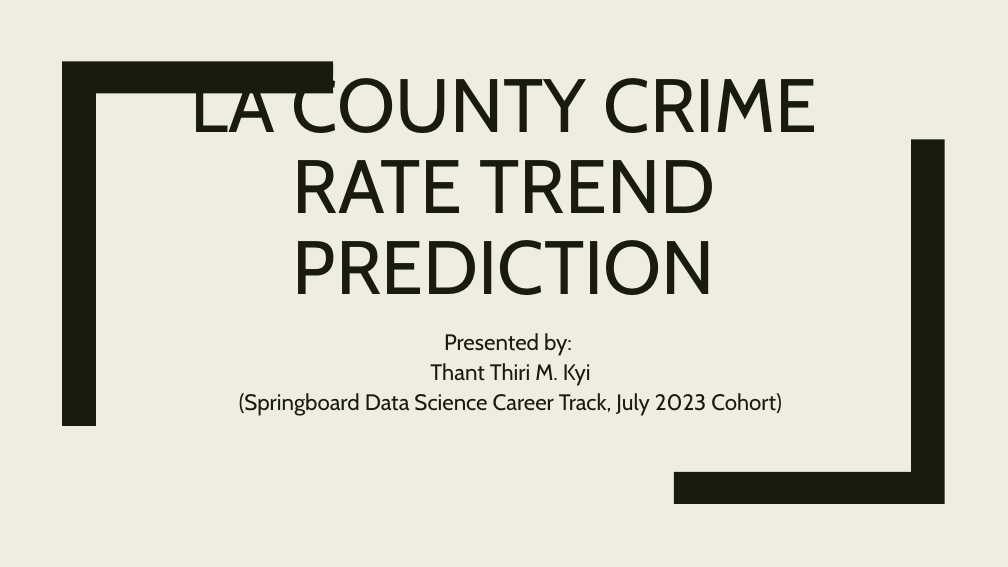
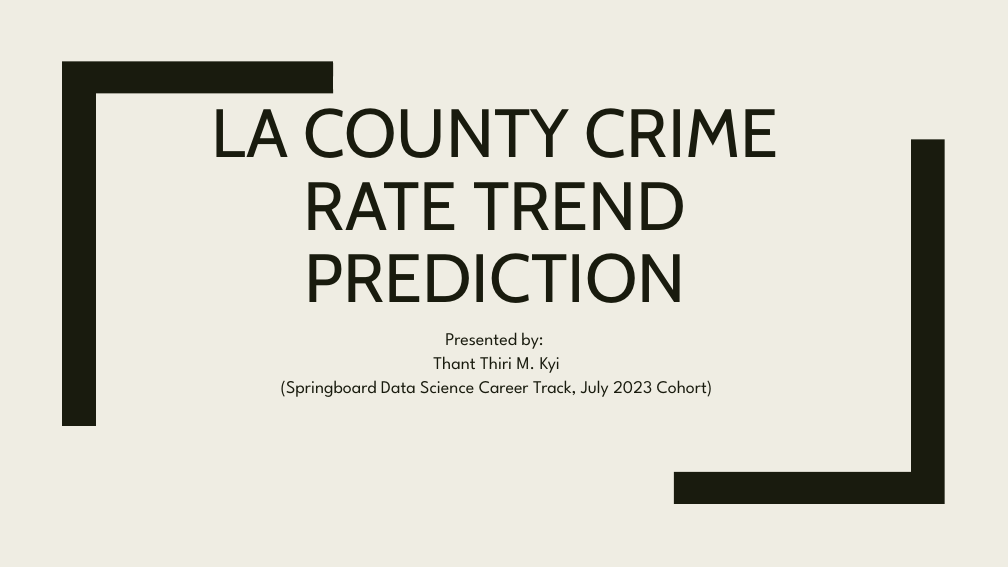
Before and after one commit to thikyi/DataScienceCapstoneTwo, a slide deck: slide 1 of reports/ProjectPresentation_v1.0.pptx. Drawn at 1008x567 pixels with LibreOffice and Linux fonts; fonts in the diff are those of the drawing. Boxes give left, top, right and bottom in pixels: in the first picture for what was removed or moved away, otherwise in the second. Text is boxed around its words. In the diff, an @@ line names an element or a change of style, - is before the commit and + after.

Commit message:
presentation v1

```diff
--- a/reports/ProjectPresentation_v1.0.pptx
+++ b/reports/ProjectPresentation_v1.0.pptx
@@ title "LA COUNTY CRIME RATE TREND ...": place and size @@
-title "LA COUNTY CRIME RATE TREND ..." at <box>190,69,818,295</box>
+title "LA COUNTY CRIME RATE TREND ..." at <box>212,108,778,303</box>
@@ title "LA COUNTY CRIME RATE TREND ..." at <box>212,108,778,303</box>: size 72 to 65 pt @@
@@ subtitle "Presented by:": place and size @@
-subtitle "Presented by:" at <box>239,333,782,416</box>
+subtitle "Presented by:" at <box>281,332,713,397</box>
@@ subtitle "Presented by:" at <box>281,332,713,397</box>: size 21.3 to 17 pt, font Cabin to League Spartan @@
```
Also in this commit, not shown: 15 slides added, 11 slides removed, 2 other files.
